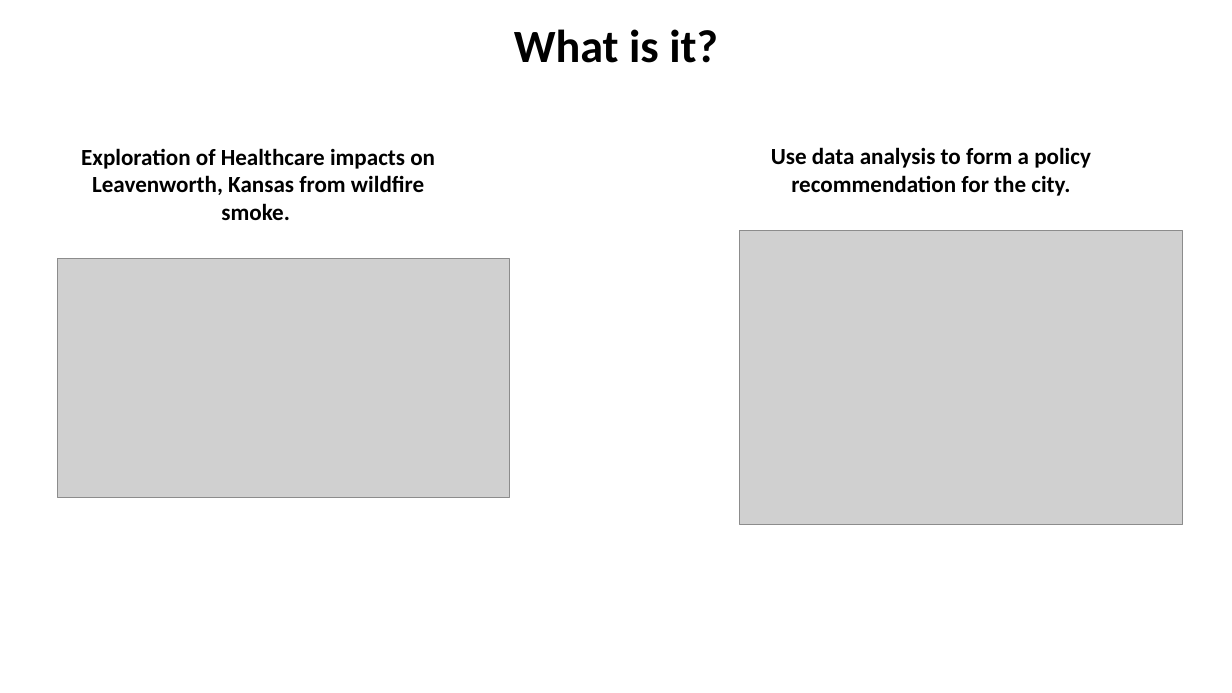
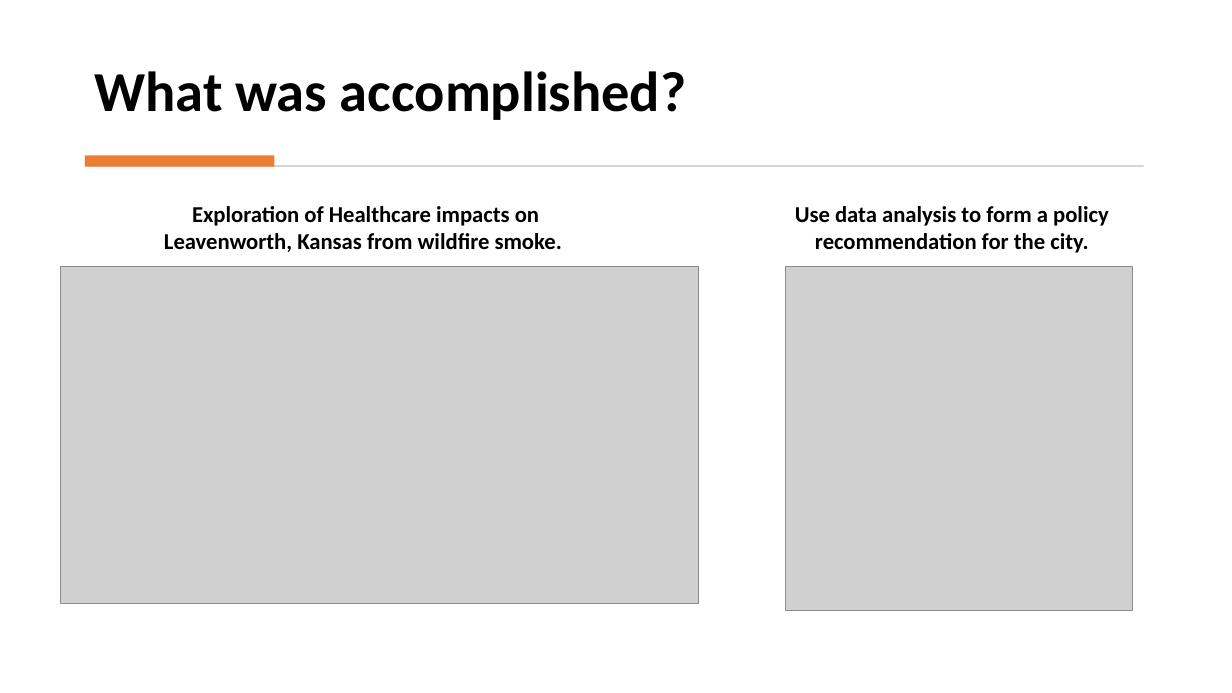
Before and after one commit to ZachBowyer/data-512-common_analysis, a slide deck: slide 2 of Reports/Presentation.pptx (slide 1 before the commit). Drawn at 1232x693 pixels with LibreOffice and Linux fonts; fonts in the diff are those of the drawing; grey boxes stand for pictures. Boxes give left, top, right and bottom in pixels: in the first picture for what was removed or moved away, otherwise in the second. Text is boxed around its words. In the diff, an @@ line names an element or a change of style, - is before the commit and + after.

```diff
--- a/Reports/Presentation.pptx
+++ b/Reports/Presentation.pptx
@@ text "What was accomplished?" at [94, 71, 686, 120]: vertical alignment top to bottom @@
@@ text at [94, 71, 686, 120]: text changed; size 36 to 44 pt @@
-What is it?
+What was accomplished?
@@ rectangle added at [85, 155, 274, 166], fill #ED7D31 @@
@@ rectangle added at [88, 165, 1144, 167], fill #D5D5D5 @@
@@ text "Exploration of Healthcare impacts on ..." at [164, 206, 562, 252]: size 18 to 17.6 pt; more space between paragraphs @@
@@ text "Exploration of Healthcare impacts on ...": place and size @@
-text "Exploration of Healthcare impacts on ..." at [81, 148, 435, 220]
+text "Exploration of Healthcare impacts on ..." at [164, 206, 562, 252]
@@ text "Use data analysis to form ...": place and size @@
-text "Use data analysis to form ..." at [771, 147, 1091, 196]
+text "Use data analysis to form ..." at [795, 206, 1109, 253]
@@ text "Use data analysis to form ..." at [795, 206, 1109, 253]: size 18 to 17.6 pt; more space between paragraphs @@
@@ picture: place and size @@
-picture at [57, 259, 509, 498]
+picture at [61, 266, 700, 604]
@@ picture: place and size @@
-picture at [740, 231, 1183, 525]
+picture at [786, 266, 1133, 611]
```
Also in this commit, not shown: 2 other slides changed, 8 slides added, 8 slides removed, 2 other files.
